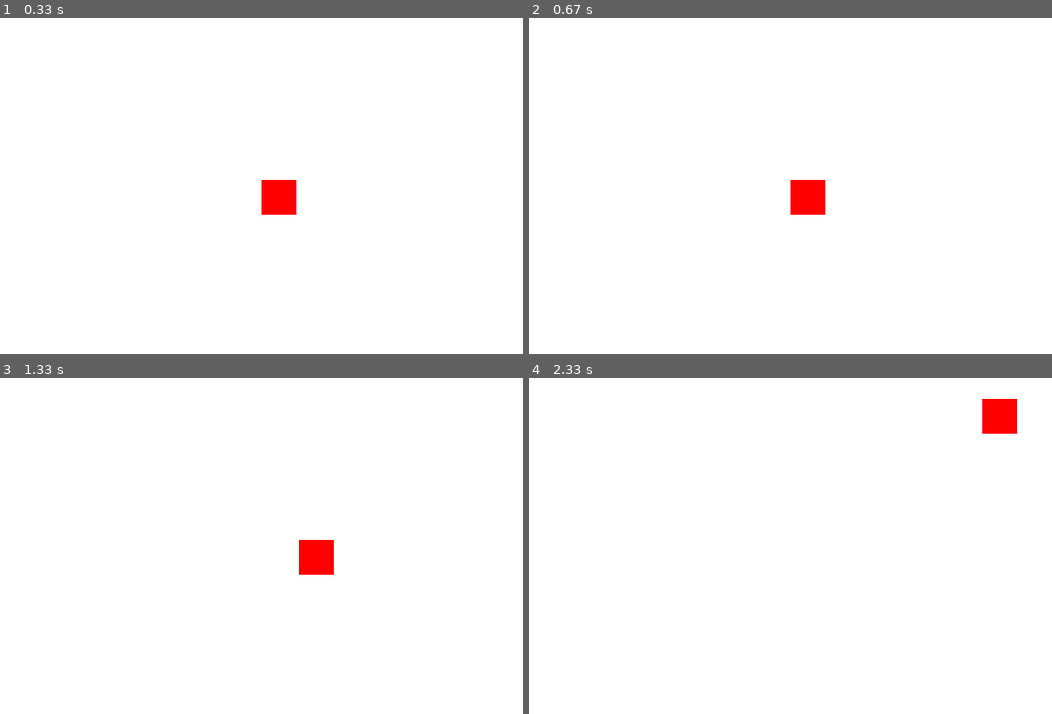
Above: before the commit, frames 1-4 (two rows, left to right).
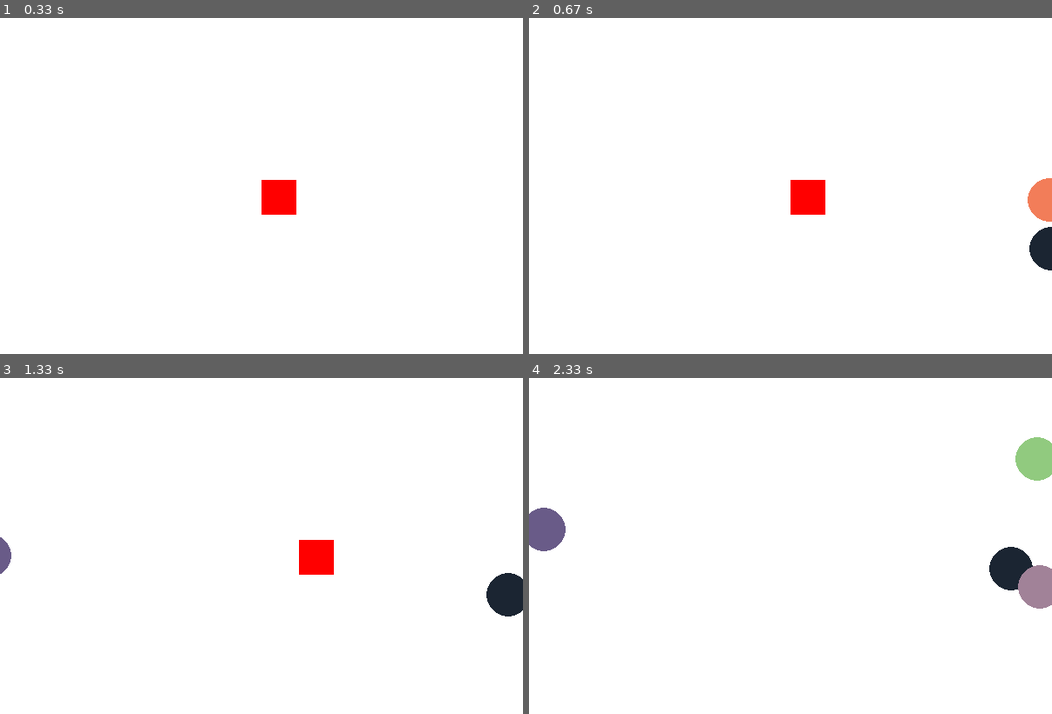
Above: after the commit, the same moments.

Repository: tutenry/The-Coding-League-Python-game
Game: pygame game, started from learningPygame.py
Two runs of this game, one before a commit and one after it. Both use one fixed random seed, a clock stepped at 60 frames per second and the inputs below.
Inputs (mouse positions are in pixels of both pictures, inside the frame that each line leads up to):
- Up to frame 1 (0.33 s): no input
- Up to frame 2 (0.67 s): click (1046, 202) at 0.38 s
- Up to frame 3 (1.33 s): press the mouse at (512, 556) at 0.7 s; move the mouse to (298, 609) at 0.8 s; release the mouse at (78, 666) at 0.93 s; hold D from 1 s (still down)
- Up to frame 4 (2.33 s): release D at 1.47 s; hold W 1.5-1.8 s; hold D 1.83-2.3 s

Frame 1 is identical in both runs. In frame 2, 0.9% of the frame differs, in the area x 95-100%, y 47-76%; in frame 3, 0.9%; in frame 4, 3.6%, in the area x 0-100%, y 6-69%.

Commit message:
enemy killing

Diff:
--- a/constants.py
+++ b/constants.py
@@ -2,3 +2,6 @@
 SCREEN_HEIGHT = 400
 
 FPS = 30
+
+SPAWN_RATE = 20
+SPAWN_CAP = 50
--- a/enemy.py
+++ b/enemy.py
@@ -18,8 +18,11 @@
         self.yvel = 0
         self.rect = pygame.Rect(self.x, self.y, self.radius, self.radius)
         self.color = (random.randint(0, 255), random.randint(0, 255), random.randint(0, 255))
+        self.dead = False
 
     def update(self, screen, player):
+        if self.dead:
+            return
         self.draw(screen)
         self.follow(player)
         self.rect = pygame.Rect(self.x-self.radius/2, self.y-self.radius/2, self.radius, self.radius)
--- a/learningPygame.py
+++ b/learningPygame.py
@@ -15,20 +15,38 @@
 clock = pygame.time.Clock()
 player = square.Square()
 enemies = []
+kill_count = 0
+can_kill = False
 
 while running:
     clock.tick(FPS)
     screen.fill((255, 255, 255))
 
-    if random.randint(0, 100) == 0 and len(enemies) < 10:
+    x, y = pygame.mouse.get_pos()
+
+    if random.randint(0, SPAWN_RATE) == 0 and len(enemies) < SPAWN_CAP:
         enemies.append(enemy.Enemy())
 
     for event in pygame.event.get():
         if event.type == pygame.QUIT:
             pygame.quit()
 
+
+
     for obs in enemies:
+
+        if x >= obs.rect.x and x <= obs.rect.x + obs.radius and y >= obs.rect.y and y <= obs.rect.y + obs.radius:
+            if can_kill == True and pygame.mouse.get_pressed() == (1, 0, 0):
+                obs.dead = True
+                enemies.remove(obs)
+                kill_count+=1
+                can_kill = False
+            if pygame.mouse.get_pressed() == (0, 0, 0):
+                can_kill = True
         obs.update(screen, player)
+
+
+
 
     keys = pygame.key.get_pressed()
 
